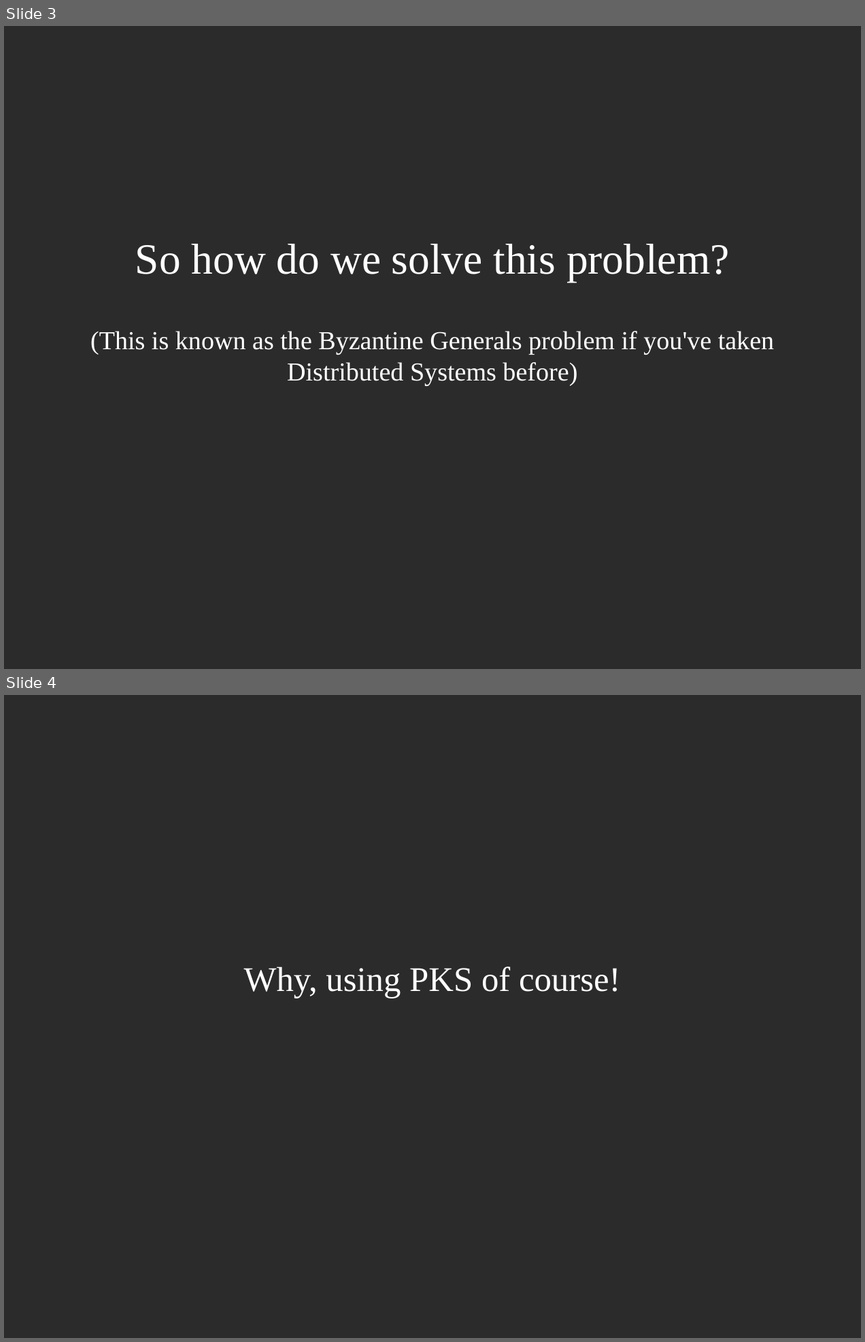
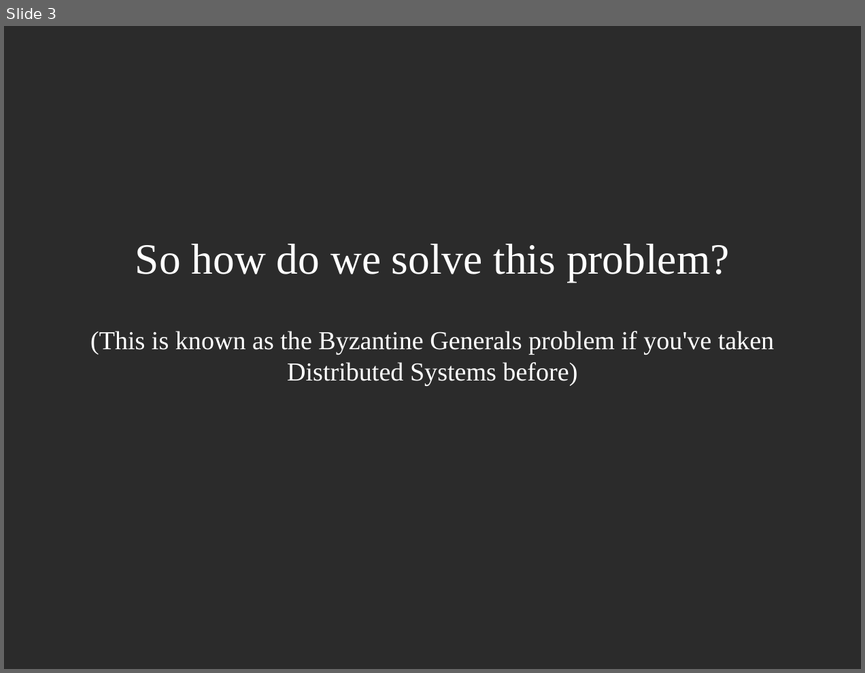
Before and after one commit to spmadden/sse-talks, a slide deck: PKS Talk.odp. Shown one above the other, each under a label of ours: slides 3 and 4 before the commit, slide 3 after it. The pictures are 865x1342 and 865x673 pixels, drawn with LibreOffice and Linux fonts; fonts in the diff are those of the drawing; background and template pictures are left out; a plain dark background stands for a picture behind light text. Boxes give left, top, right and bottom in pixels: in the first picture for what was removed or moved away, otherwise in the second. Text is boxed around its words. In the diff, an @@ line names an element or a change of style, - is before the commit and + after.

```diff
--- a/PKS Talk.odp
+++ b/PKS Talk.odp
@@ slide 4 removed at (4, 695, 861, 1338), background picture (left out) @@
@@ subtitle removed at (244, 966, 620, 998) @@
-Why, using PKS of course!
```
Also in this commit, not shown: 2 slides changed, 2 slides added.
